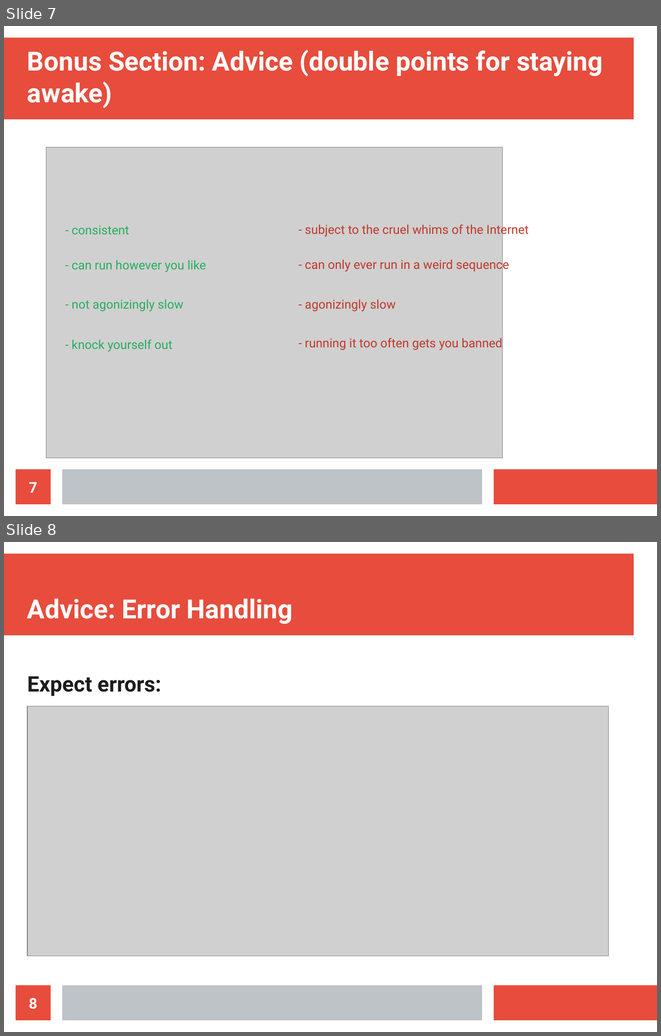
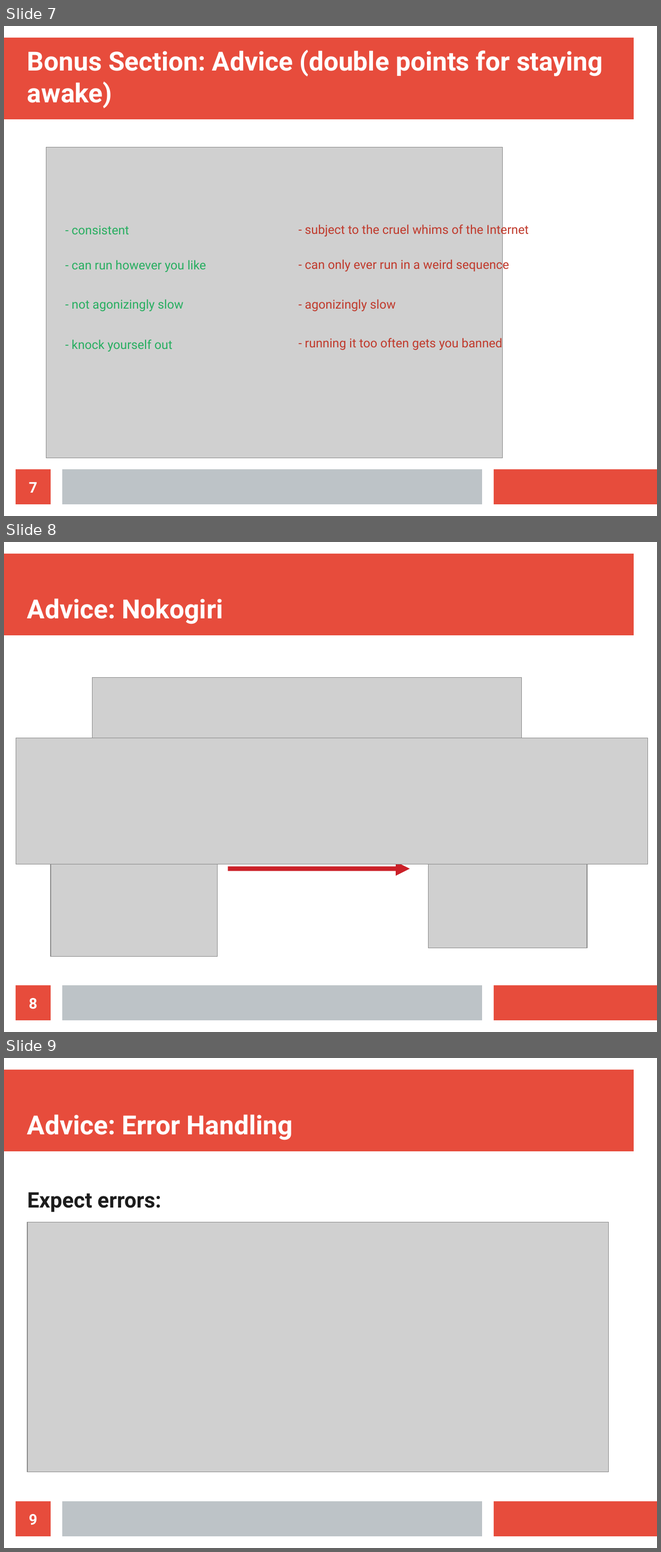
Before and after one commit to Lewington-pitsos/web_scraping_presentation, a slide deck: web_scraping.odp. Shown one above the other, each under a label of ours: slides 7 and 8 before the commit, slides 7, 8 and 9 after it. The pictures are 661x1036 and 661x1552 pixels, drawn with LibreOffice and Linux fonts; fonts in the diff are those of the drawing; grey boxes stand for pictures. Boxes give left, top, right and bottom in pixels: in the first picture for what was removed or moved away, otherwise in the second. Text is boxed around its words. In the diff, an @@ line names an element or a change of style, - is before the commit and + after.

```diff
--- a/web_scraping.odp
+++ b/web_scraping.odp
@@ slide 8 added at <box>4,542,657,1032</box>, background #FFFFFF; not listed: 3 template elements that a slide beside it also shows @@
@@ title added at <box>27,598,223,624</box>, 32 pt, text #FFFFFF, bold @@
+Advice: Nokogiri
@@ picture added at <box>93,677,522,769</box> @@
@@ picture added at <box>16,738,648,864</box> @@
@@ picture added at <box>51,789,218,956</box> @@
@@ picture added at <box>429,789,588,948</box> @@
@@ arrow added from (228, 868) to (410, 868), #CB2028 5.67 pt @@
@@ page number added at <box>16,985,51,1020</box>, fill #E74C3C, 18 pt, text #FFFFFF, bold @@
+8
@@ what was slide 8 is now slide 9 @@
@@ page number at <box>29,1514,37,1524</box>: text changed @@
-8
+9
```
Also in this commit, not shown: 1 slide changed, 1 other slide added, 1 slide removed, 4 other files.
